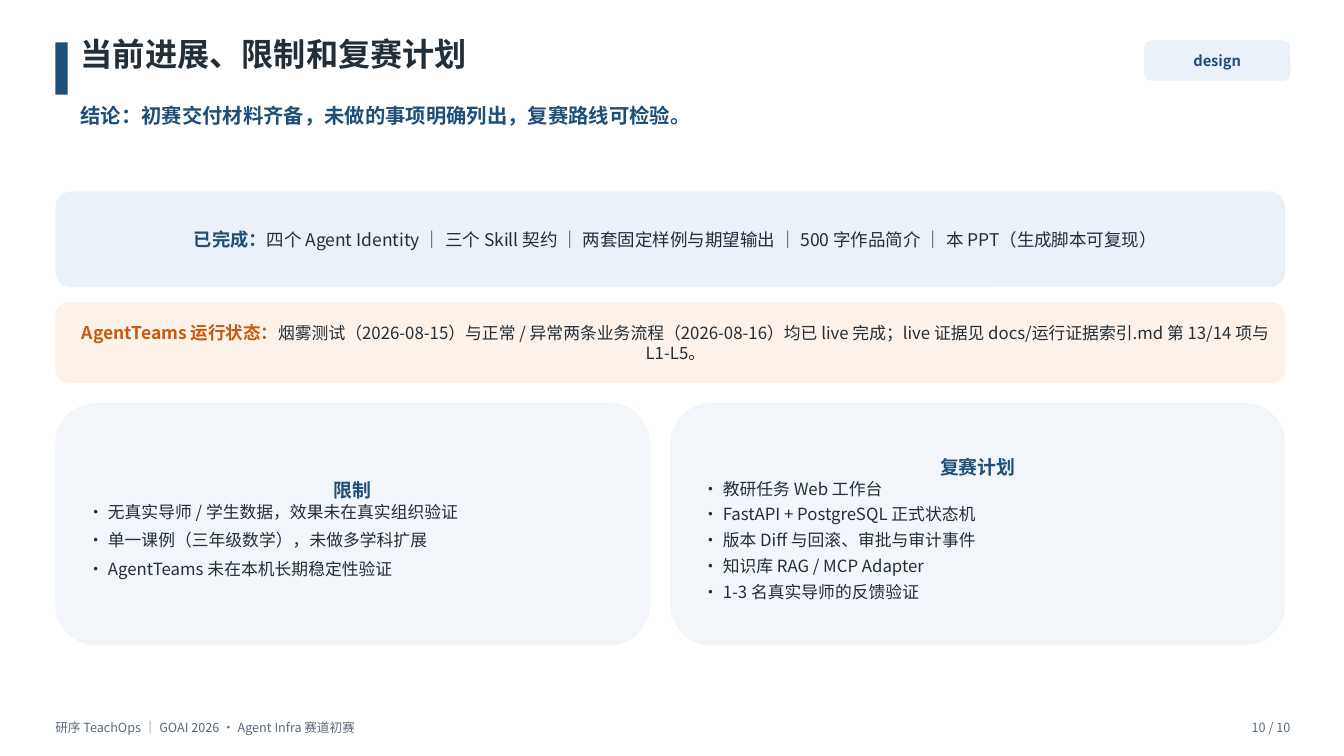
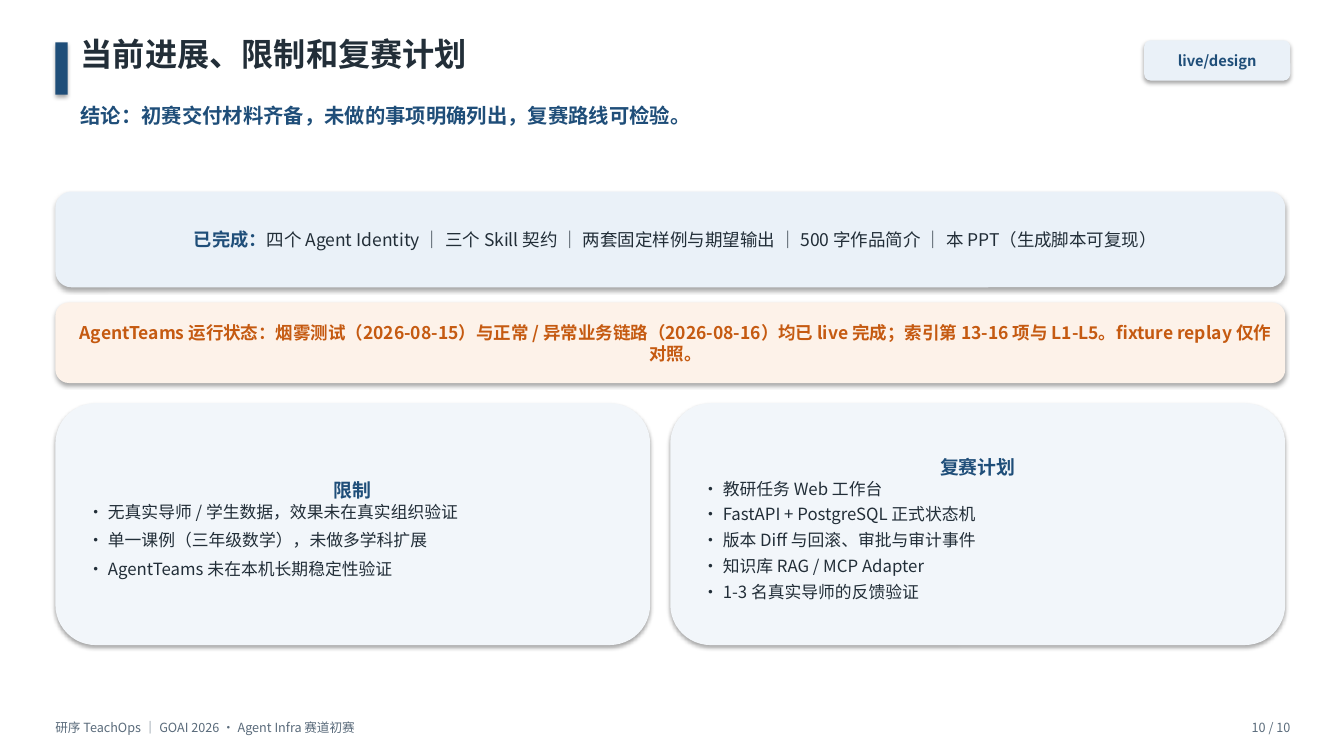
Before and after one commit to qrx-joe/TeachOps, a slide deck: slide 10 of submission/TeachOps_GOAI_初赛方案.pptx. Drawn at 1344x756 pixels with LibreOffice and Linux fonts; fonts in the diff are those of the drawing. Boxes give left, top, right and bottom in pixels: in the first picture for what was removed or moved away, otherwise in the second. Text is boxed around its words. In the diff, an @@ line names an element or a change of style, - is before the commit and + after.

Commit message:
evidence: 归档两条链路live机器可读产物13件并定稿PPT嵌入live截图

```diff
--- a/submission/TeachOps_GOAI_初赛方案.pptx
+++ b/submission/TeachOps_GOAI_初赛方案.pptx
@@ shadow on in 6 elements at (x1=55, y1=192, x2=1286, y2=287), (x1=55, y1=403, x2=650, y2=645), (x1=670, y1=403, x2=1286, y2=645), (x1=55, y1=42, x2=68, y2=95), (x1=55, y1=302, x2=1286, y2=383), (x1=1144, y1=40, x2=1291, y2=81) @@
@@ text in rounded rectangle at (x1=1178, y1=54, x2=1257, y2=70): text changed @@
-design
+live/design
@@ text in rounded rectangle at (x1=80, y1=324, x2=1271, y2=362): text changed; size 12 to 12.5 pt; text colour #222E38 to #C55A11; bold on @@
-AgentTeams 运行状态：烟雾测试（2026-08-15）与正常 / 异常两条业务流程（2026-08-16）均已 live 完成；live 证据见 docs/运行证据索引.md 第 13/14 项与 L1-L5。
+AgentTeams 运行状态：烟雾测试（2026-08-15）与正常 / 异常业务链路（2026-08-16）均已 live 完成；索引第 13-16 项与 L1-L5。fixture replay 仅作对照。
```
Also in this commit, not shown: 9 other slides changed, 20 other files.
